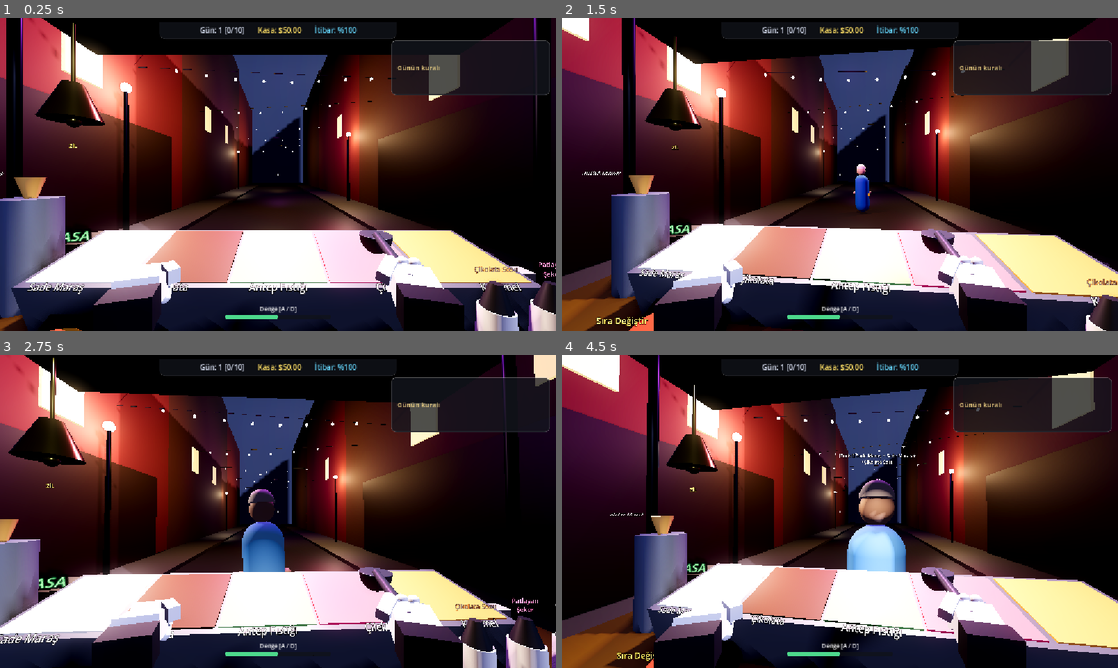
Above: before the commit, frames 1-4 (two rows, left to right).
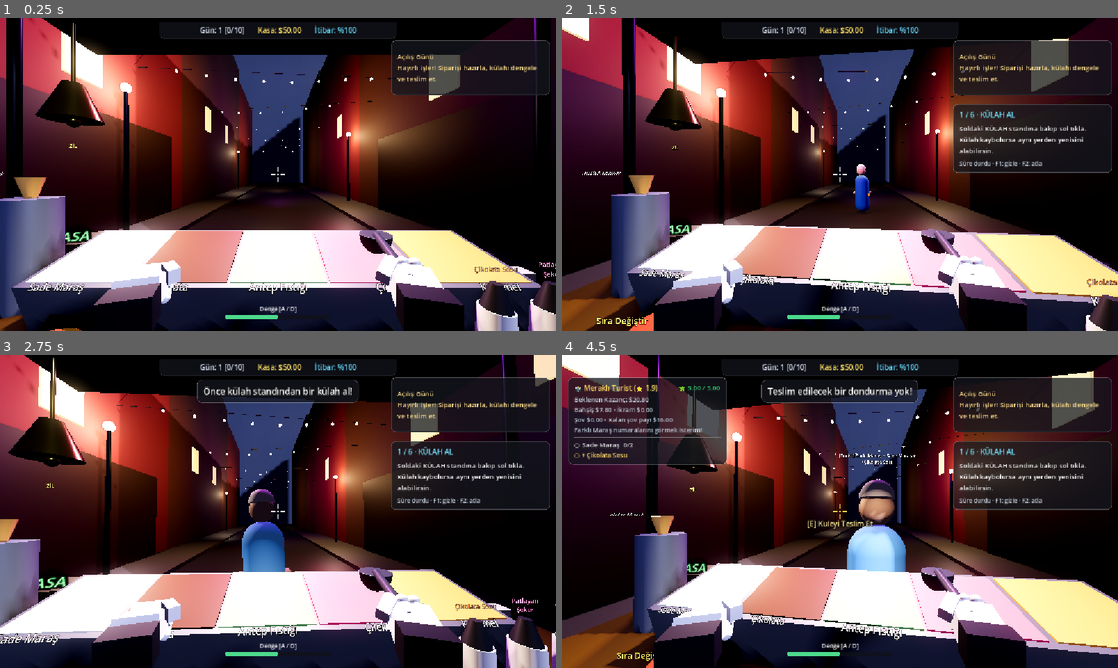
Above: after the commit, the same moments.

Repository: atalhatulu/maras-cream
Game: Godot game, scene res://scenes/main/main.tscn
Two runs of this game, one before a commit and one after it. Both use one fixed random seed, a clock stepped at 60 frames per second and the inputs below.
Inputs (mouse positions are in pixels of both pictures, inside the frame that each line leads up to):
- Up to frame 1 (0.25 s): no input
- Up to frame 2 (1.5 s): move the mouse to (867, 174) at 0.52 s; hold D (balance_right) 0.53-1.28 s; hold F (flip_cone) 0.53-1.28 s; click (867, 174) at 0.67 s; move the mouse to (812, 174) at 1.27 s; hold A (balance_left) from 1.28 s (still down); click (812, 174) at 1.35 s
- Up to frame 3 (2.75 s): move the mouse to (289, 505) at 2.02 s; release A (balance_left) at 2.03 s; hold D (balance_right) from 2.03 s (still down); hold Right mouse button (secondary_interact) from 2.03 s (still down)
- Up to frame 4 (4.5 s): move the mouse to (834, 517) at 2.77 s; release Right mouse button (secondary_interact) at 2.78 s; tap R (spin_cone) at 2.85 s; click (834, 517) at 2.92 s; move the mouse to (878, 514) at 3.52 s; release D (balance_right) at 3.53 s; hold A (balance_left) from 3.53 s (still down); tap Q at 3.6 s; move the mouse to (795, 508) at 4.27 s; tap E at 4.35 s

The runs differ from the first frame. In frame 1, 0.4% of the frame differs, in the area x 48-97%, y 11-53%; in frame 2, 3.7%; in frame 3, 3.1%; in frame 4, 12%, in the area x 1-99%, y 7-56%.
Error before the commit: Parse Error: Cannot infer the type of "start" variable because the value doesn't have a set type. (res://scripts/ui/hud.gd:192)

Commit message:
Fix explicit Vector2 types in HUD crosshair drawing

Diff:
--- a/scripts/ui/hud.gd
+++ b/scripts/ui/hud.gd
@@ -188,9 +188,9 @@
 	var shadow := Color(0.02, 0.03, 0.05, 0.9)
 	var gap := 6.0
 	var extent := 14.0
-	for direction in [Vector2.LEFT, Vector2.RIGHT, Vector2.UP, Vector2.DOWN]:
-		var start := center + direction * gap
-		var finish := center + direction * extent
+	for direction: Vector2 in [Vector2.LEFT, Vector2.RIGHT, Vector2.UP, Vector2.DOWN]:
+		var start: Vector2 = center + direction * gap
+		var finish: Vector2 = center + direction * extent
 		draw_line(start, finish, shadow, 5.0, true)
 		draw_line(start, finish, accent, 2.5, true)
 	draw_circle(center, 3.0, shadow)
